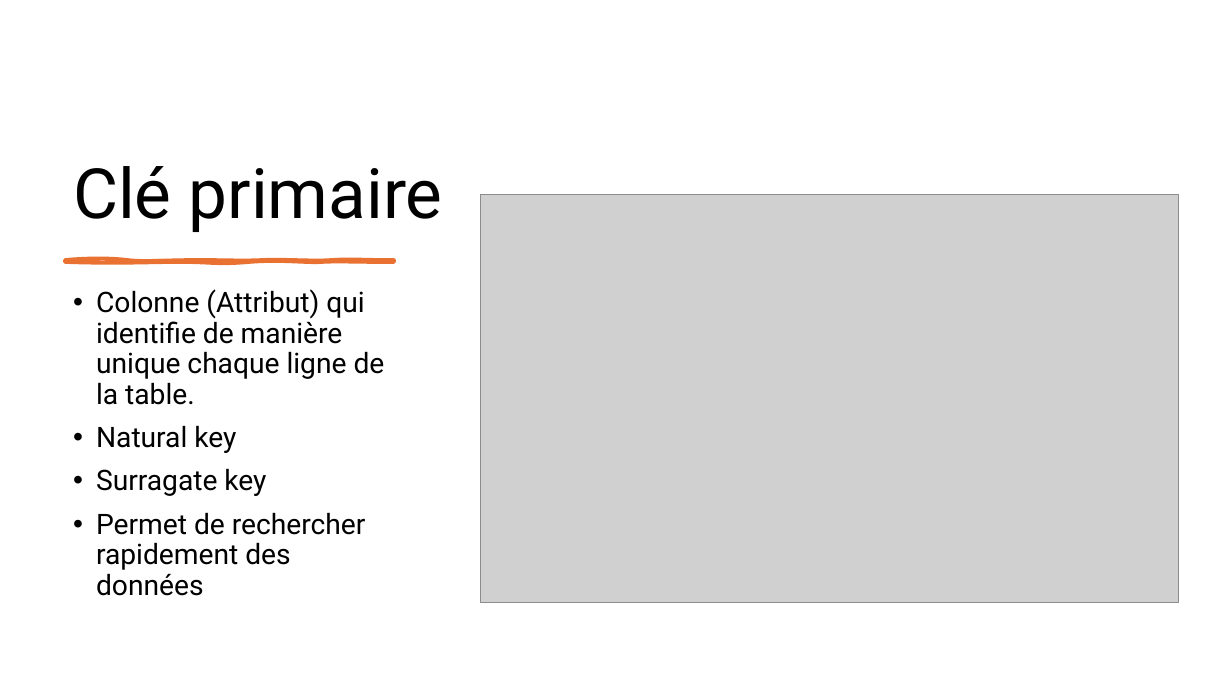
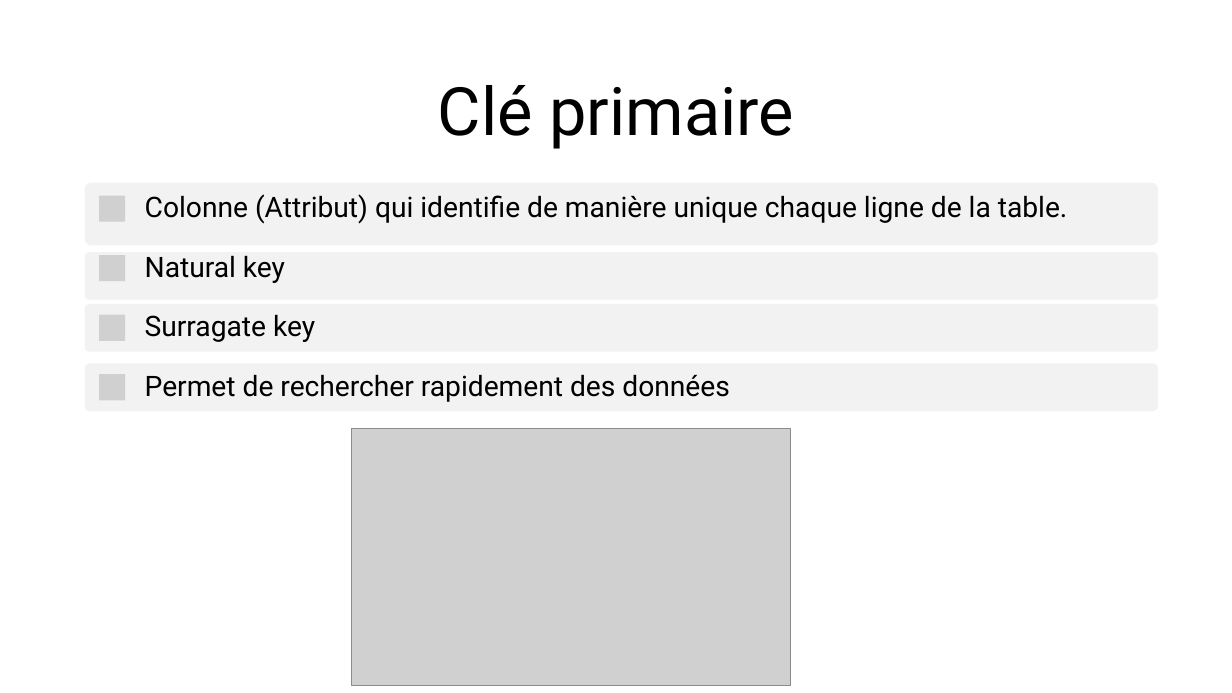
Before and after one commit to LeCoinStat/LeCoinStat, a slide deck: slide 19 of Bien_Debuter_SQL/Jour1/Bases_SQL_Guide_Pour_Bien_Démarrer.pptx (slide 16 before the commit). Drawn at 1232x693 pixels with LibreOffice and Linux fonts; fonts in the diff are those of the drawing; grey boxes stand for pictures. Boxes give left, top, right and bottom in pixels: in the first picture for what was removed or moved away, otherwise in the second. Text is boxed around its words. In the diff, an @@ line names an element or a change of style, - is before the commit and + after.

```diff
--- a/Bien_Debuter_SQL/Jour1/Bases_SQL_Guide_Pour_Bien_Démarrer.pptx
+++ b/Bien_Debuter_SQL/Jour1/Bases_SQL_Guide_Pour_Bien_Démarrer.pptx
@@ title "Clé primaire" moved from (x1=73, y1=166, x2=443, y2=232) to (x1=438, y1=85, x2=793, y2=149) @@
@@ title "Clé primaire" at (x1=438, y1=85, x2=793, y2=149): size 54 to 52 pt; alignment left to centre; vertical alignment bottom to middle @@
@@ rounded rectangle added at (x1=85, y1=183, x2=1159, y2=246), fill #F2F2F2 @@
@@ picture added at (x1=99, y1=196, x2=125, y2=222) @@
@@ free added at (x1=140, y1=185, x2=1158, y2=233), 22 pt, text #000000 @@
+Colonne (Attribut) qui identifie de manière unique chaque ligne de la table.
@@ freeform shape removed at (x1=65, y1=260, x2=394, y2=262) @@
@@ rounded rectangle added at (x1=85, y1=252, x2=1159, y2=300), fill #F2F2F2 @@
@@ picture added at (x1=99, y1=255, x2=125, y2=281) @@
@@ free added at (x1=140, y1=245, x2=1158, y2=293), 22 pt, text #000000 @@
+Natural key
@@ text removed at (x1=96, y1=289, x2=385, y2=596) @@
-• Colonne (Attribut) qui identifie de manière unique chaque ligne de la table.
-• Natural key
-• Surragate key
-• Permet de rechercher rapidement des données
@@ rounded rectangle added at (x1=85, y1=304, x2=1159, y2=352), fill #F2F2F2 @@
@@ picture added at (x1=99, y1=315, x2=125, y2=341) @@
@@ free added at (x1=140, y1=304, x2=1158, y2=352), 22 pt, text #000000 @@
+Surragate key
@@ rounded rectangle added at (x1=85, y1=363, x2=1159, y2=411), fill #F2F2F2 @@
@@ picture added at (x1=99, y1=374, x2=125, y2=400) @@
@@ free added at (x1=140, y1=363, x2=1158, y2=411), 22 pt, text #000000 @@
+Permet de rechercher rapidement des données
@@ picture resized from (x1=481, y1=194, x2=1178, y2=603) to (x1=351, y1=428, x2=791, y2=685) @@
```
Also in this commit, not shown: 11 other slides changed, 7 slides added, 1 slide removed, 1 other file.
